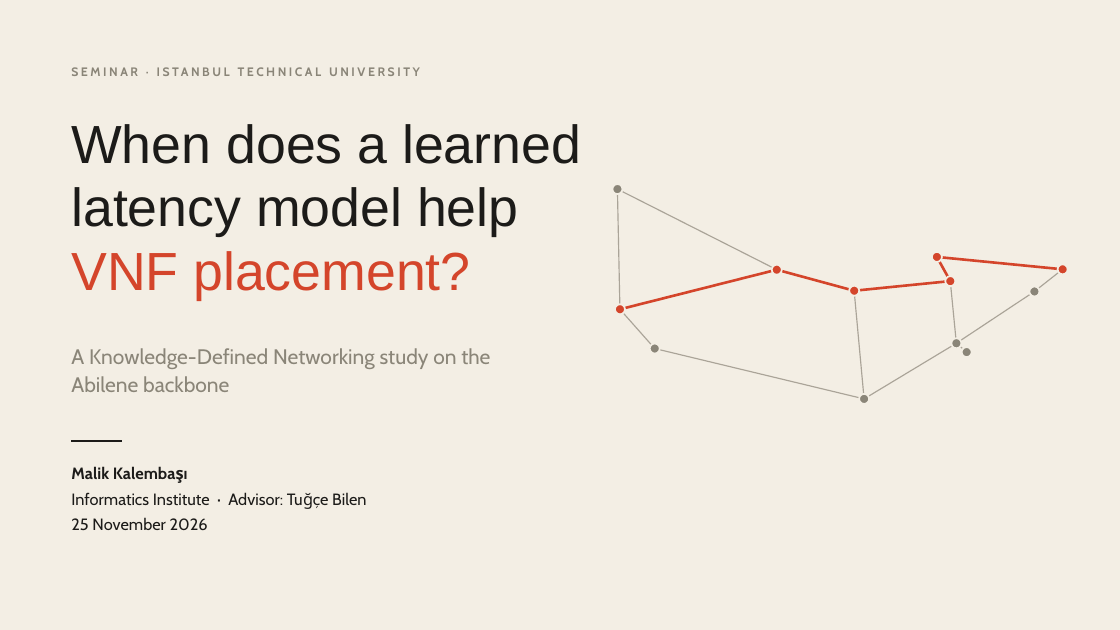
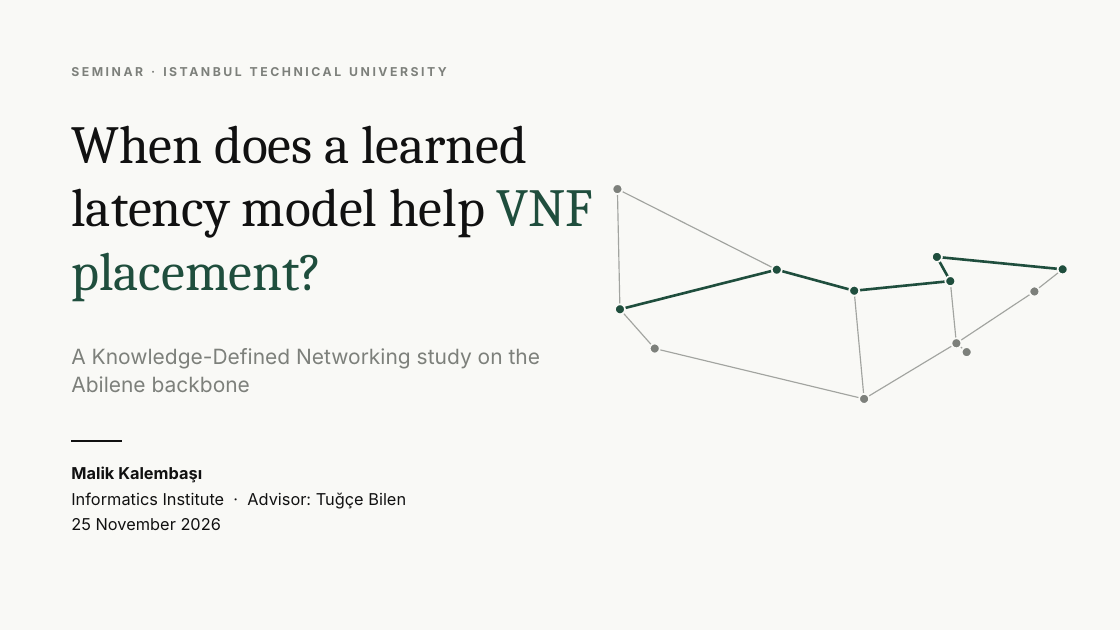
Before and after one commit to kalembasi/traffic-aware-vnf-placement-KDN, a slide deck: slide 1 of presentation/slides.pptx. Drawn at 1120x630 pixels with LibreOffice and Linux fonts; fonts in the diff are those of the drawing. Boxes give left, top, right and bottom in pixels: in the first picture for what was removed or moved away, otherwise in the second. Text is boxed around its words. In the diff, an @@ line names an element or a change of style, - is before the commit and + after.

```diff
--- a/presentation/slides.pptx
+++ b/presentation/slides.pptx
@@ background #F3EEE4 to #F9F9F6 @@
@@ text "SEMINAR · ISTANBUL TECHNICAL UNIVERSITY" at bbox=[71, 63, 660, 88]: font Cabin to Inter, text colour #8A8578 to #7D807B @@
@@ text "When does a learned latency ..." at bbox=[71, 125, 594, 302]: font Arial to Cambria; text colour #1C1B19 to #111111 in "When does a learned latency model help"; text colour #D4452B to #1F4E3D in "VNF placement?" @@
@@ line (777, 270) - (618, 189): stroke #AAA498 1 pt to #A2A4A0 1 pt @@
@@ line (620, 309) - (618, 189): stroke #AAA498 1 pt to #A2A4A0 1 pt @@
@@ line (937, 257) - (950, 281): stroke #D4452B 2.25 pt to #1F4E3D 2.25 pt @@
@@ line (937, 257) - (1063, 270): stroke #D4452B 2.25 pt to #1F4E3D 2.25 pt @@
@@ line (777, 270) - (620, 309): stroke #D4452B 2.25 pt to #1F4E3D 2.25 pt @@
@@ line (777, 270) - (854, 291): stroke #D4452B 2.25 pt to #1F4E3D 2.25 pt @@
@@ line (865, 399) - (854, 291): stroke #AAA498 1 pt to #A2A4A0 1 pt @@
@@ line (950, 281) - (854, 291): stroke #D4452B 2.25 pt to #1F4E3D 2.25 pt @@
@@ line (957, 344) - (950, 281): stroke #AAA498 1 pt to #A2A4A0 1 pt @@
@@ line (957, 344) - (1034, 292): stroke #AAA498 1 pt to #A2A4A0 1 pt @@
@@ fill #8A8578 to #7D807B; outline #F3EEE4 1.5 pt to #F9F9F6 1.5 pt in 6 elements at bbox=[962, 347, 972, 357], bbox=[952, 339, 962, 349], bbox=[860, 394, 870, 404], bbox=[649, 344, 660, 354], bbox=[613, 184, 623, 194], bbox=[1029, 287, 1039, 297] @@
@@ line (1063, 270) - (1034, 292): stroke #AAA498 1 pt to #A2A4A0 1 pt @@
@@ fill #D4452B to #1F4E3D; outline #F3EEE4 1.5 pt to #F9F9F6 1.5 pt in 6 elements at bbox=[932, 252, 942, 262], bbox=[772, 265, 782, 275], bbox=[945, 276, 955, 287], bbox=[849, 286, 860, 296], bbox=[1058, 265, 1068, 275], bbox=[615, 304, 625, 314] @@
@@ line (655, 349) - (620, 309): stroke #AAA498 1 pt to #A2A4A0 1 pt @@
@@ text "A Knowledge-Defined Networking study on ..." at bbox=[71, 348, 541, 392]: font Cabin to Inter, text colour #8A8578 to #7D807B @@
@@ line (865, 399) - (655, 349): stroke #AAA498 1 pt to #A2A4A0 1 pt @@
@@ line (957, 344) - (865, 399): stroke #AAA498 1 pt to #A2A4A0 1 pt @@
@@ line (967, 352) - (957, 344): stroke #AAA498 1 pt to #A2A4A0 1 pt @@
@@ line (71, 441) - (122, 441): stroke #1C1B19 1 pt to #111111 1 pt @@
@@ text "Malik Kalembaşı" at bbox=[71, 466, 406, 530]: font Cabin to Inter, text colour #1C1B19 to #111111 @@
```
Also in this commit, not shown: 17 other slides changed, 3 slides added, 2 slides removed, 19 other files.
